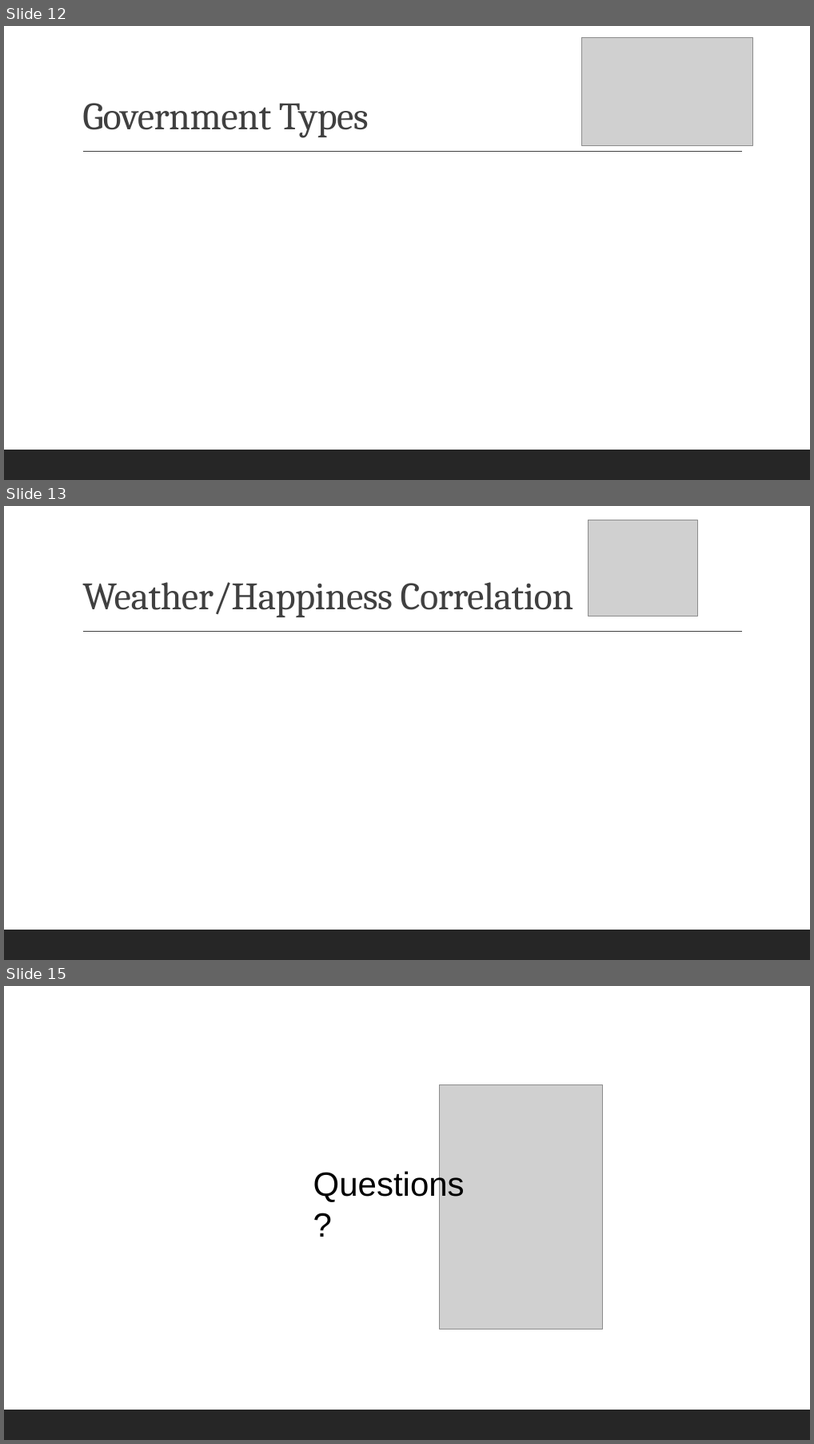
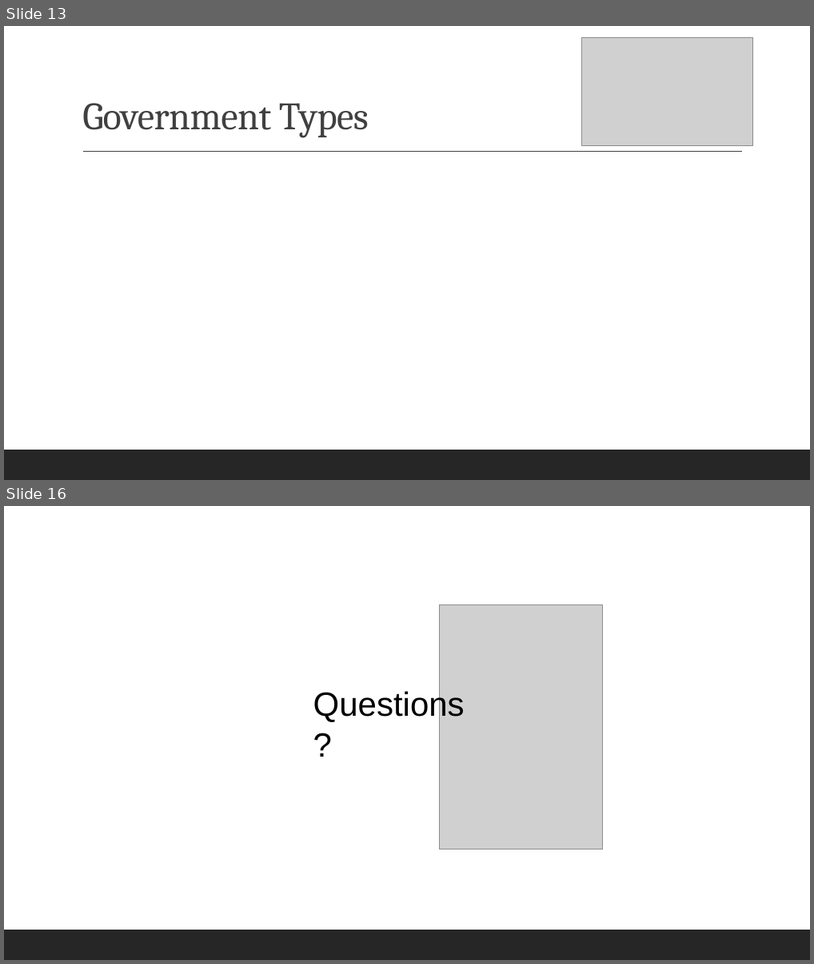
Before and after one commit to reginesgit/Factors-Contributing-to-a-Countrys-Happiness, a slide deck: Anaconda_Results_Presentation.pptx. Shown one above the other, each under a label of ours: slides 12, 13 and 15 before the commit, slides 13 and 16 after it; the slides between them are not shown. The pictures are 814x1444 and 814x964 pixels, drawn with LibreOffice and Linux fonts; fonts in the diff are those of the drawing; grey boxes stand for pictures. Boxes give left, top, right and bottom in pixels: in the first picture for what was removed or moved away, otherwise in the second. Text is boxed around its words. In the diff, an @@ line names an element or a change of style, - is before the commit and + after.

```diff
--- a/Anaconda_Results_Presentation.pptx
+++ b/Anaconda_Results_Presentation.pptx
@@ slide 13 removed at box(4, 506, 810, 960), background #FFFFFF; not listed: 2 template elements that a slide beside it also shows @@
@@ picture removed at box(588, 520, 698, 616) @@
@@ title removed at box(82, 582, 574, 617) @@
-Weather/Happiness Correlation
@@ what was slide 12 is now slide 13 @@
@@ what was slide 15 is now slide 16 @@
```
Also in this commit, not shown: 7 slides changed, 2 slides added, 4 other files.
